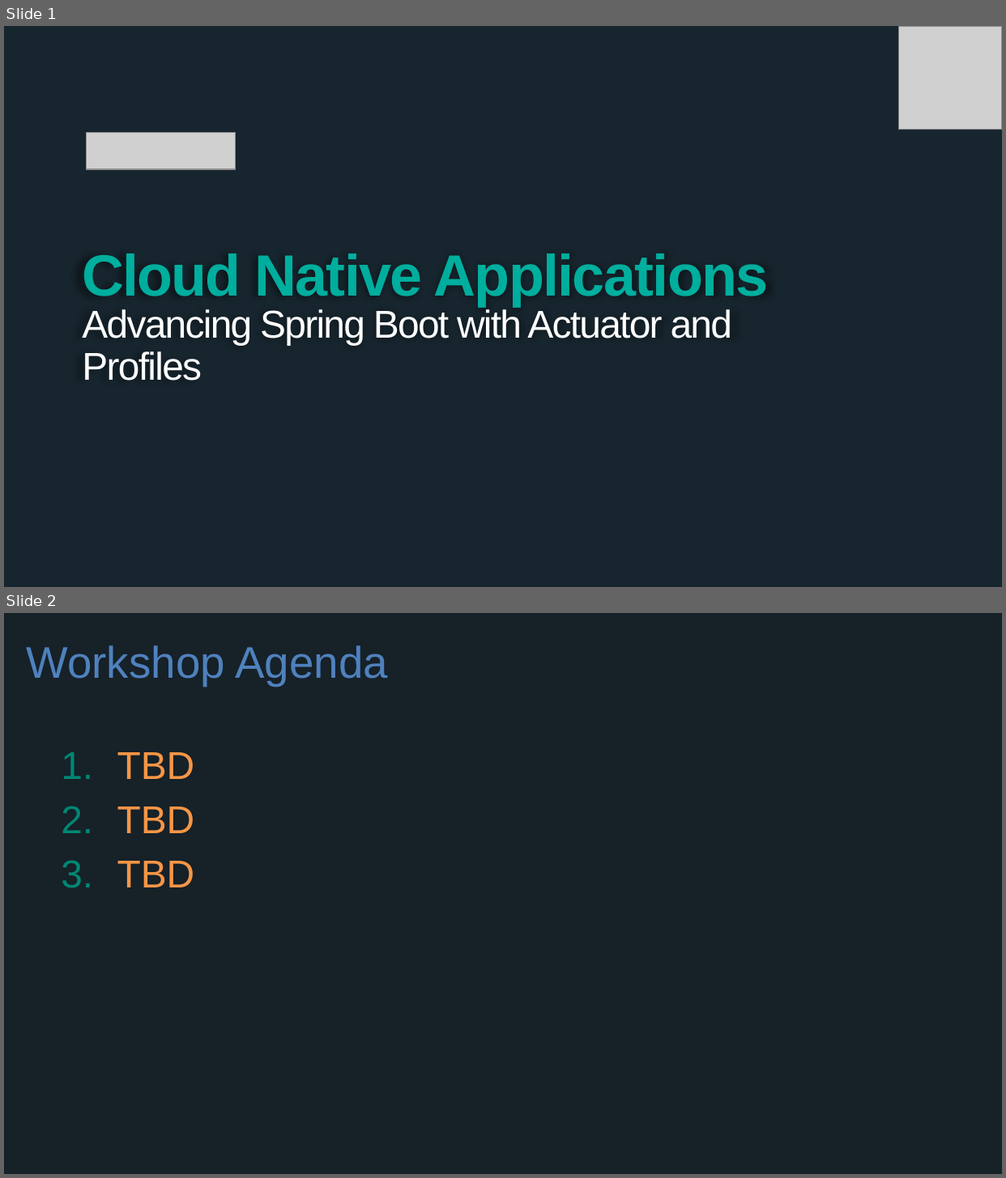
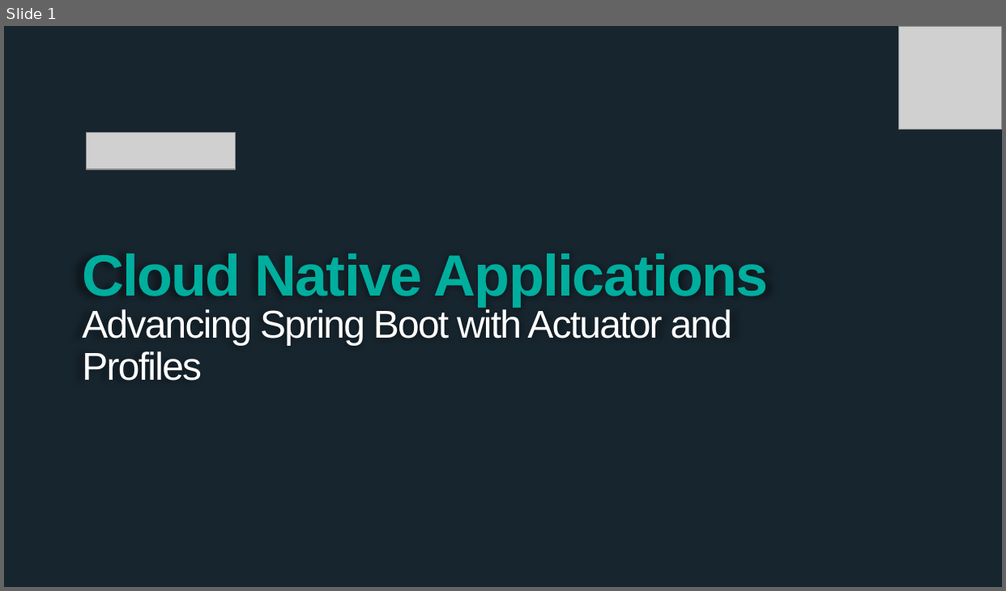
Before and after one commit to wxlund/CN-Workshop-Boeing, a slide deck: presentations/Session_4_Advanced_Boot.pptx. Shown one above the other, each under a label of ours: slides 1 and 2 before the commit, slide 1 after it. The pictures are 1006x1178 and 1006x591 pixels, drawn with LibreOffice and Linux fonts; fonts in the diff are those of the drawing; grey boxes stand for pictures; background and template pictures are left out. Boxes give left, top, right and bottom in pixels: in the first picture for what was removed or moved away, otherwise in the second. Text is boxed around its words. In the diff, an @@ line names an element or a change of style, - is before the commit and + after.

```diff
--- a/presentations/Session_4_Advanced_Boot.pptx
+++ b/presentations/Session_4_Advanced_Boot.pptx
@@ slide 2 removed at box(4, 613, 1002, 1174), background #162128 @@
@@ title removed at box(26, 645, 388, 686) @@
-Workshop Agenda
@@ text removed at box(117, 752, 195, 888) @@
-1. TBD
-2. TBD
-3. TBD
```
Also in this commit, not shown: 7 slides added, 1 other file.
